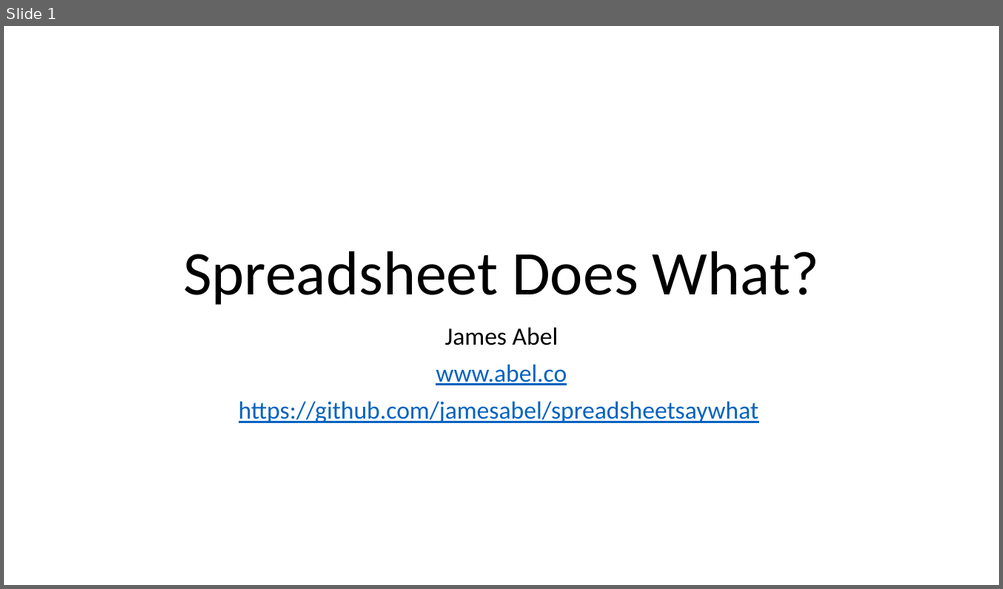
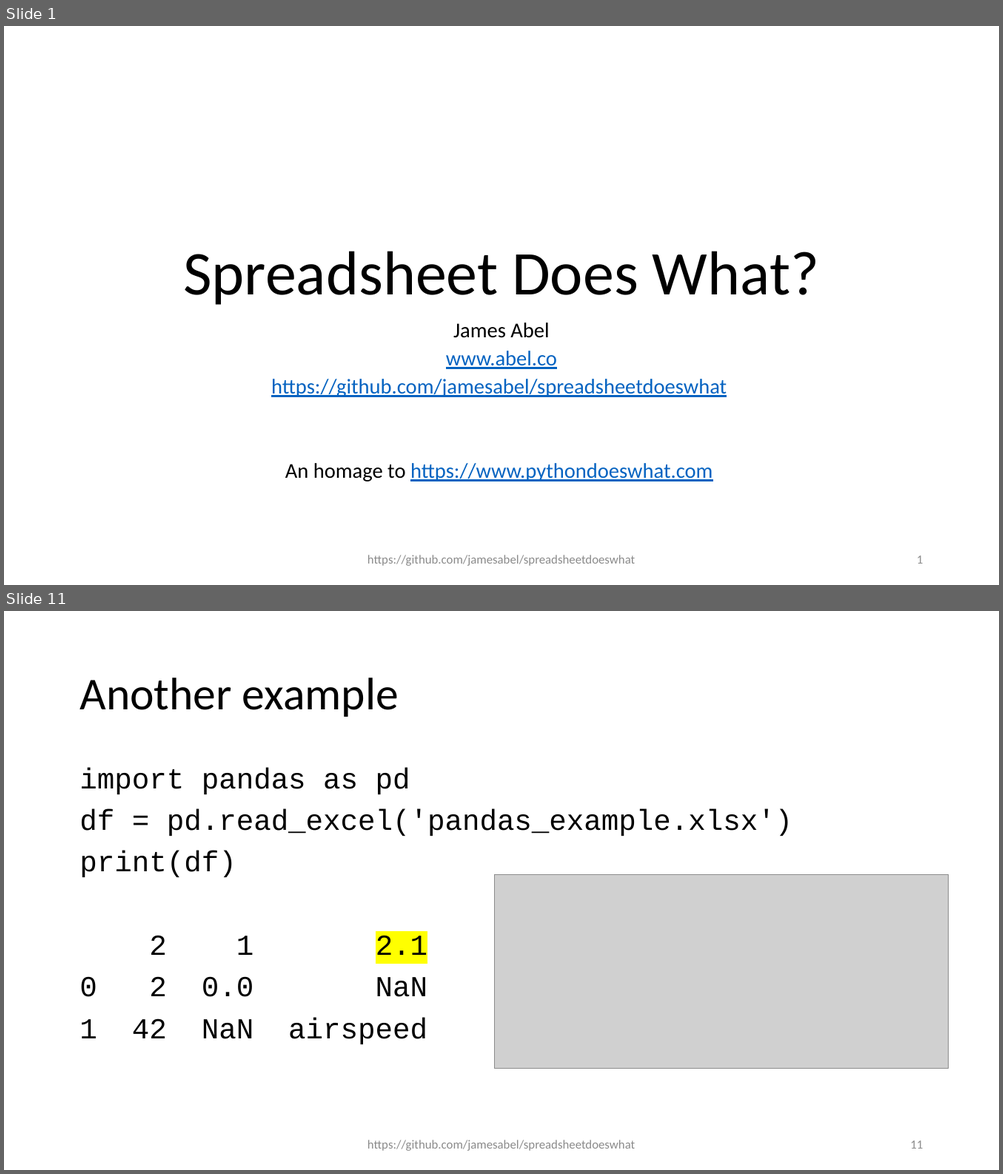
Before and after one commit to jamesabel/spreadsheetdoeswhat, a slide deck: SF Python SpreadsheetDoesWhat.pptx. Shown one above the other, each under a label of ours: slide 1 before the commit, slides 1 and 11 after it; the slides between them are not shown. The pictures are 1003x589 and 1003x1174 pixels, drawn with LibreOffice and Linux fonts; fonts in the diff are those of the drawing; grey boxes stand for pictures. Boxes give left, top, right and bottom in pixels: in the first picture for what was removed or moved away, otherwise in the second. Text is boxed around its words. In the diff, an @@ line names an element or a change of style, - is before the commit and + after.

```diff
--- a/SF Python SpreadsheetDoesWhat.pptx
+++ b/SF Python SpreadsheetDoesWhat.pptx
@@ slide 11 added at [4,611,999,1170], background #FFFFFF @@
@@ title added at [79,678,398,717], 44 pt, text #000000 @@
+Another example
@@ text added at [79,768,792,1045], 28 pt, text #000000 @@
+import pandas as pd
+df = pd.read_excel('pandas_example.xlsx')
+print(df)
+2 1 2.1
+0 2 0.0 NaN
+1 42 NaN airspeed
@@ picture added at [495,874,948,1068] @@
@@ text added at [367,1140,634,1151], 12 pt, text #8C8C8C @@
+https://github.com/jamesabel/spreadsheetdoeswhat
@@ page number added at [910,1141,922,1149], 12 pt, text #8C8C8C @@
+11
@@ slide 1 changed as well @@
@@ subtitle at [446,323,557,369]: size 24 to 20.4 pt in "James Abel", "www.abel.co"; line spacing 0.9 to 0.7 @@
@@ subtitle at [271,379,726,482]: text changed; size 24 to 20.4 pt @@
-https://github.com/jamesabel/spreadsheetsaywhat
+https://github.com/jamesabel/spreadsheetdoeswhat
+An homage to https://www.pythondoeswhat.com
@@ text added at [367,555,634,566], 12 pt, text #8C8C8C @@
+https://github.com/jamesabel/spreadsheetdoeswhat
@@ page number added at [916,556,922,564], 12 pt, text #8C8C8C @@
+1
```
Also in this commit, not shown: 10 other slides added, 5 other files.
